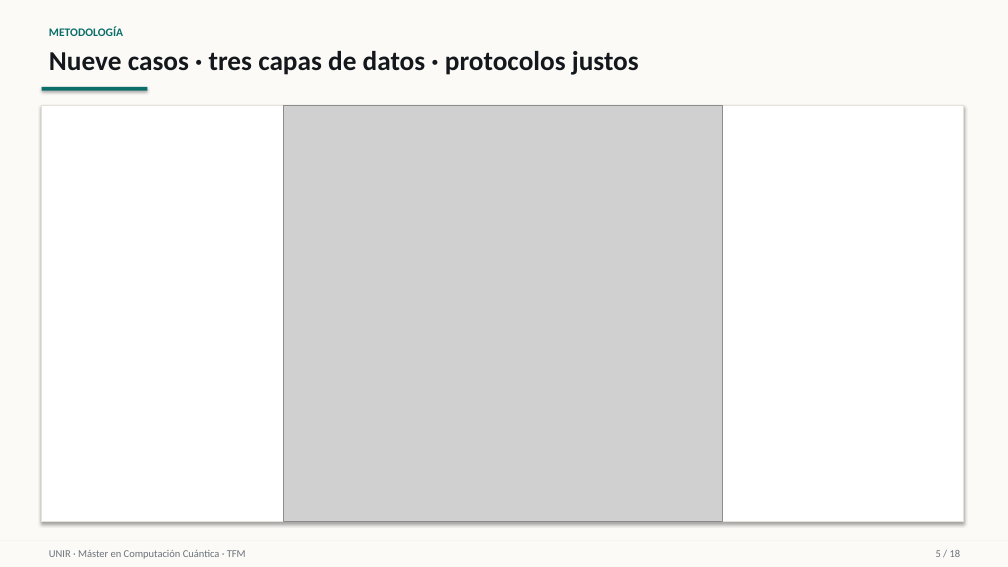
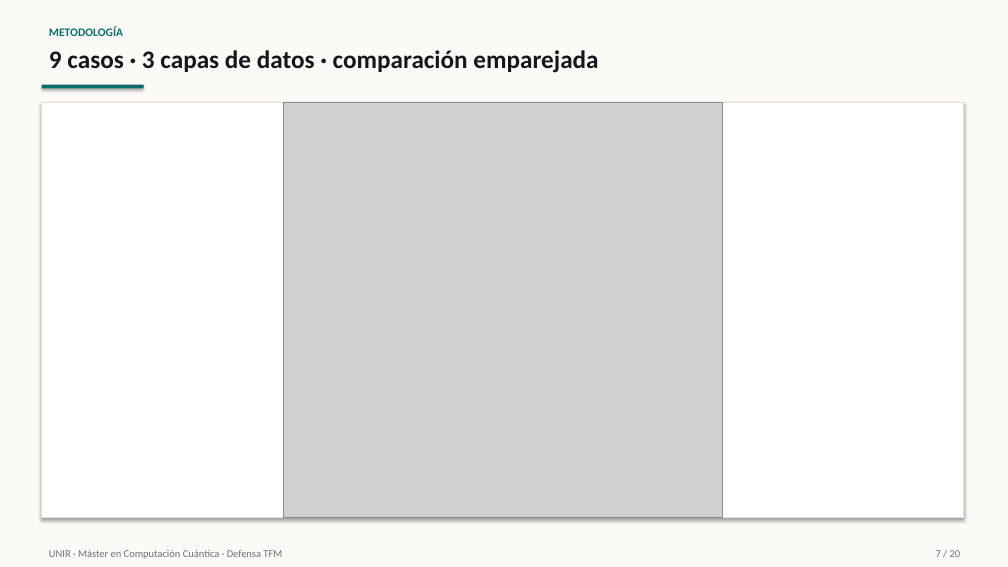
Before and after one commit to juandapradam12/OldUNIR-MasterQC-QuantumAdvantageInDataScienceOld, a slide deck: slide 7 of Entregas/Defensa/Defensa_TFM_QuantumAdvantage.pptx (slide 5 before the commit). Drawn at 1008x567 pixels with LibreOffice and Linux fonts; fonts in the diff are those of the drawing; grey boxes stand for pictures. Boxes give left, top, right and bottom in pixels: in the first picture for what was removed or moved away, otherwise in the second. Text is boxed around its words. In the diff, an @@ line names an element or a change of style, - is before the commit and + after.

```diff
--- a/Entregas/Defensa/Defensa_TFM_QuantumAdvantage.pptx
+++ b/Entregas/Defensa/Defensa_TFM_QuantumAdvantage.pptx
@@ text at bbox=[49, 50, 598, 73]: text changed; size 26 to 24 pt @@
-Nueve casos · tres capas de datos · protocolos justos
+9 casos · 3 capas de datos · comparación emparejada
@@ rectangle: place and size @@
-rectangle at bbox=[42, 106, 964, 522]
+rectangle at bbox=[42, 102, 964, 518]
@@ picture: place and size @@
-picture at bbox=[284, 106, 722, 522]
+picture at bbox=[284, 102, 722, 518]
@@ rectangle removed at bbox=[0, 541, 1008, 567] @@
@@ text at bbox=[49, 550, 282, 559]: text changed @@
-UNIR · Máster en Computación Cuántica · TFM
+UNIR · Máster en Computación Cuántica · Defensa TFM
@@ text at bbox=[936, 550, 961, 557]: text changed @@
-5 / 18
+7 / 20
```
Also in this commit, not shown: 11 other slides changed, 8 slides added, 6 slides removed, 1 other file.
